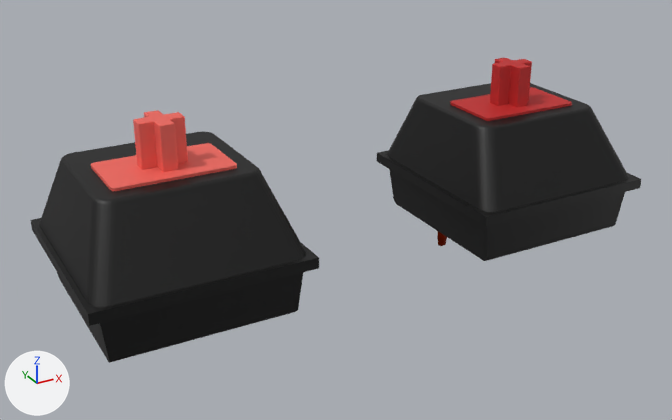
The glTF model files/switches/models/mxred.glb: old version first, new version second.
Before and after are seen from a camera (50 mm lens) standing at (-0.0444, -0.0534, 0.0268) and looking at (-0.0149, 0.0001, 0.0). Arrows for +X, +Y and +Z are at lower left; the lights stay in place. Where no turn or scale is listed for an object, it has been applied to the vertices.

Names of what the first picture shows: 'Switch.002', 'Switch.003'.
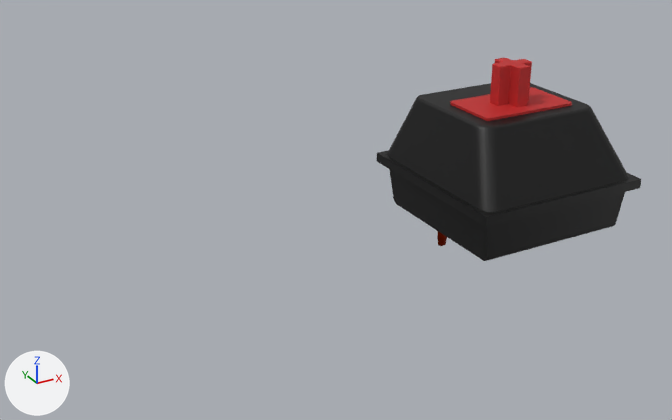
Location of each change, (x1, y1, x2, y2) in pixels of the pictures (672 x 420 px):
'Switch.003', deleted (black): before (31, 110, 319, 363)
    faces in mat_material_025 (black #000000): (31, 132, 319, 363)
    faces in mat_material_026 (red #ff7469): (91, 110, 237, 191)

The edits, one by one:
Object 'Switch.003' (ob_switch_003) is deleted.
